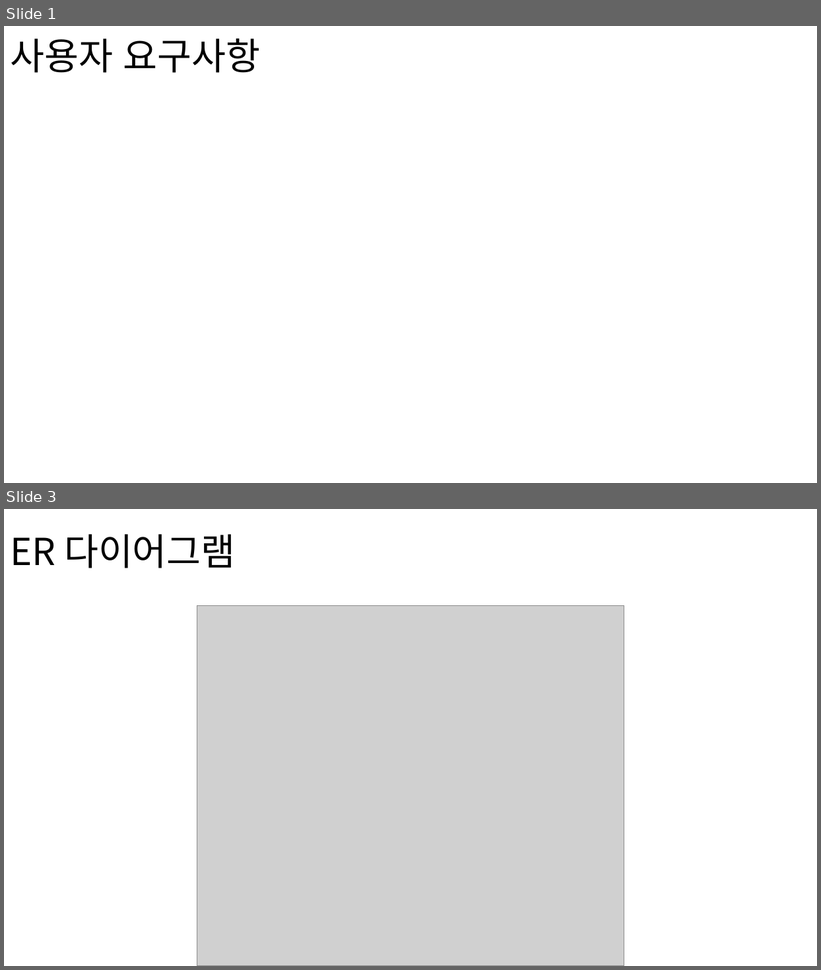
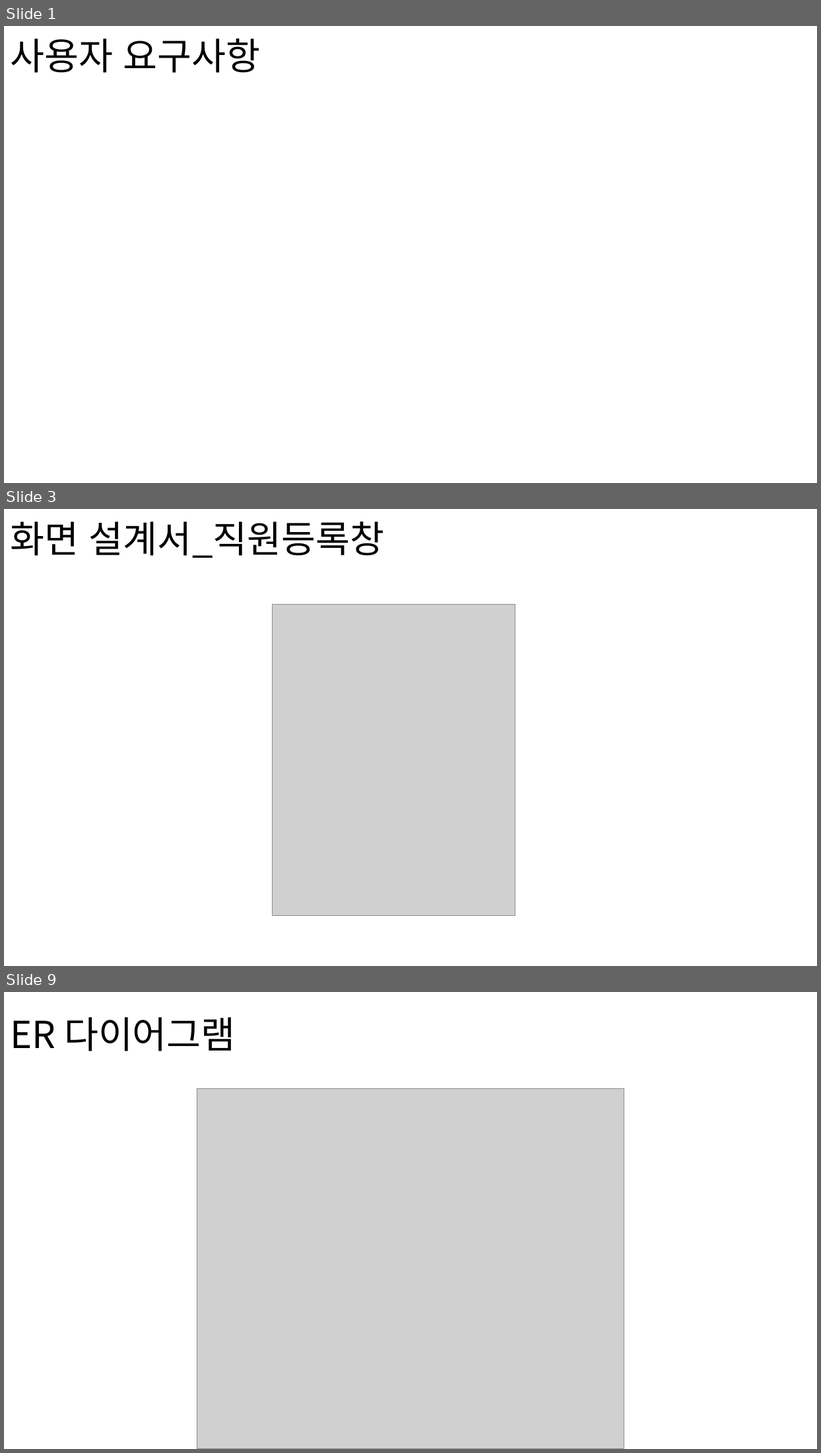
Before and after one commit to 201411096/JavaBasic, a slide deck: JavaBasic/src/t_teamproject/teamproject_02/document/forSubmission/포트폴리오.pptx. Shown one above the other, each under a label of ours: slides 1 and 3 before the commit, slides 1, 3 and 9 after it; the slides between them are not shown. The pictures are 821x970 and 821x1453 pixels, drawn with LibreOffice and Linux fonts; fonts in the diff are those of the drawing; grey boxes stand for pictures. Boxes give left, top, right and bottom in pixels: in the first picture for what was removed or moved away, otherwise in the second. Text is boxed around its words. In the diff, an @@ line names an element or a change of style, - is before the commit and + after.

```diff
--- a/JavaBasic/src/t_teamproject/teamproject_02/document/forSubmission/포트폴리오.pptx
+++ b/JavaBasic/src/t_teamproject/teamproject_02/document/forSubmission/포트폴리오.pptx
@@ slide 3 added at (x1=4, y1=509, x2=817, y2=966), background #FFFFFF @@
@@ title added at (x1=10, y1=522, x2=384, y2=558), 44 pt, text #000000 @@
+화면 설계서_직원등록창
@@ picture added at (x1=273, y1=605, x2=516, y2=916) @@
@@ what was slide 3 is now slide 9 @@
```
Also in this commit, not shown: 1 slide changed, 5 other slides added, 8 other files.
